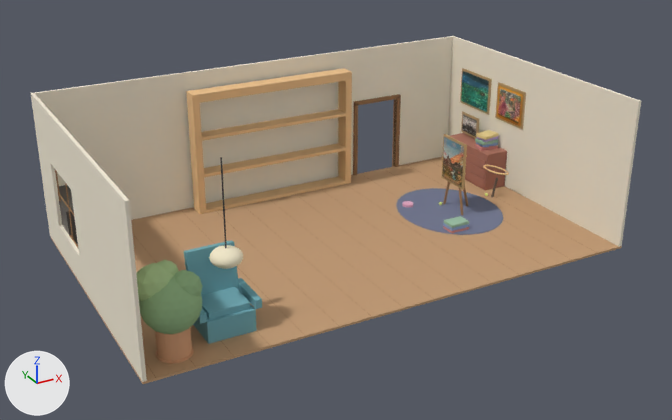
The Blender file models/bookshelf.blend, before and after one commit.
The view is the same before and after, from a 50 mm lens placed at (-37.9, -82.1, 37.9), pointed at (-0.3, -13.8, 3.7). The axes (+X, +Y, +Z) are drawn at lower left. The lights are the same throughout. The picture after the commit comes second.

The first picture shows 'Room'.
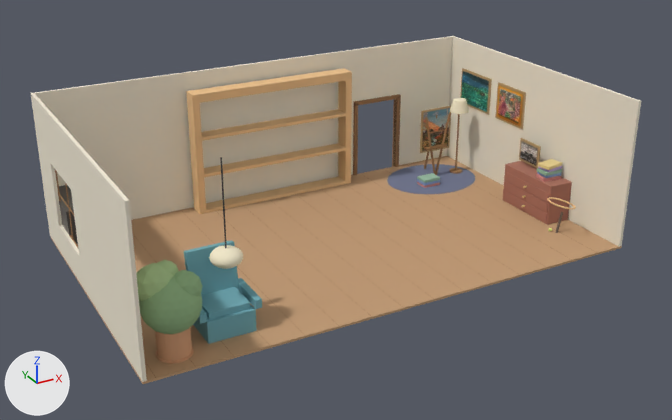
Boxes (x1, y1, x2, y2) around the edits, measured in the pictures (672 x 420 px; the box of a moved part takes in the faces that stretch with it):
part 1 of me_cube, moved or reshaped
    before: (463, 186, 468, 206)
    after: (555, 211, 563, 233)
part 2 of me_cube, added
    after: (420, 106, 451, 153)
part 3 of me_cube, moved or reshaped
    before: (443, 182, 450, 204)
    after: (425, 117, 436, 175)
part 4 of me_cube, moved or reshaped
    before: (459, 188, 463, 215)
    after: (436, 113, 451, 175)
part 5 of me_cube, added
    after: (424, 115, 438, 169)
part 6 of me_cube, added
    after: (425, 144, 447, 150)
part 7 of me_cube, added
    after: (450, 98, 469, 114)
part 8 of me_cube, moved or reshaped
    before: (443, 226, 469, 233)
    after: (417, 182, 440, 188)
part 9 of me_cube, moved or reshaped
    before: (443, 223, 469, 231)
    after: (417, 179, 440, 186)
part 10 of me_cube, moved or reshaped
    before: (444, 216, 469, 228)
    after: (417, 173, 440, 183)
part 11 of me_cube, deleted
    before: (396, 188, 503, 235)
part 12 of me_cube, deleted
    before: (441, 134, 467, 190)
part 13 of me_cube, deleted
    before: (442, 137, 464, 187)
part 14 of me_cube, moved or reshaped
    before: (403, 112, 508, 205)
    after: (387, 108, 576, 225)
part 15 of me_cube, surface changed
    before: (402, 167, 509, 208)
    after: (448, 114, 574, 206)
part 16 of me_cube, recoloured
    before: (491, 178, 498, 197)
    after: (448, 182, 474, 193)
part 17 of me_cube, recoloured
    before: (402, 203, 413, 208)
    after: (455, 114, 460, 170)

The edits, one by one:
Material 'Bulb2' (mat_bulb2) is new.
Its base color is (1.0, 0.92, 0.62) (beige #fff6ce).
Its roughness is 0.85.
Its specular ior level is 0.1.
me_cube is used by ob_room; location (0.0, 0.0, 6.17).
me_cube had 3152 vertices, 2940 faces and spanned x -23.0..23.0, y -26.5..1.8, z -6.4..7.8.
me_cube now has 3306 vertices, 3080 faces and spans x -23.0..23.0, y -26.5..1.8, z -6.4..7.8.
me_cube part 1: the loose piece of 48 vertices spanning x 14.1..16.1, y -12.1..-11.9, z -6.2..0.5 is turned 27 degrees about the y axis through its middle and scaled by 0.32, then moved by (4.8, -9.3, -2.3), in mat_grip (brown #766559).
me_cube part 2: a new loose piece, a box spanning x 16.086..19.914, y -2.99..-2.89, z -3.365..1.435, in mat_framegold (brown #bc9e6f).
me_cube part 3: the loose piece of 48 vertices spanning x 14.1..14.3, y -12.1..-10.3, z -6.3..0.5 is multiplied about its middle by the matrix ((0.988, 0.047, -0.205), (0.0, 0.984, 0.227), (0.21, -0.222, 0.963)), then moved by (3.0, 7.9, 0.2).
me_cube part 4: the loose piece of 48 vertices spanning x 14.1..14.3, y -13.7..-11.9, z -6.3..0.5 is multiplied about its middle by the matrix ((0.988, 0.047, 0.205), (0.0, 0.984, -0.227), (-0.21, 0.222, 0.963)), then moved by (4.6, 9.5, 0.2).
me_cube part 5: the loose piece of 48 vertices spanning x 14.1..14.3, y -12.1..-10.3, z -6.3..0.5 is copied, and the copy is scaled about its middle by (1, 1.17, 1.01), then moved by (3.8, 9.1, 0.2); it spans x 17.9..18.1, y -3.1..-1.1, z -6.1..0.7.
me_cube part 6: a new loose piece, a box spanning x 16.7..19.3, y -3.45..-2.95, z -2.95..-2.78, in mat_wooddark (brown #aa8159).
me_cube part 7: a new loose piece, a 32-sided cut cone along z (radius 1.1 at the low end, 0.7 at the high end) spanning x 19.6..21.6, y -4.6..-2.5, z 0.9..2.2, in mat_shade (beige #f6ecce).
me_cube part 8: the loose piece of 8 vertices spanning x 10.7..12.7, y -16.7..-15.3, z -6.2..-5.9 is moved by (4.1, 10.8, 0.0).
me_cube part 9: the loose piece of 8 vertices spanning x 10.7..12.7, y -16.7..-15.3, z -5.9..-5.6 is moved by (4.1, 10.8, 0.0).
me_cube part 10: the loose piece of 8 vertices spanning x 10.7..12.7, y -16.7..-15.3, z -5.6..-5.3 is moved by (4.1, 10.8, 0.0).
me_cube part 11: the loose piece of 96 vertices spanning x 8.7..18.7, y -18.0..-6.0, z -6.2..-6.1 is deleted.
me_cube part 12: the loose piece of 8 vertices spanning x 13.9..14.0, y -13.9..-10.1, z -3.3..1.4 is deleted.
me_cube part 13: the loose piece of 4 vertices spanning x 13.9, y -13.6..-10.4, z -3.1..1.1 is deleted.
me_cube part 14: 672 vertices moved from x 10.1..22.7, y -12.8..-2.5, z -6.3..0.5 to x 15.7..22.7, y -22.2..-0.1, z -6.2..1.4; 244 vertices removed from x 18.7..21.0, y -12.8..-9.8, z -3.5..-2.9; 344 vertices added at x 12.0..21.3, y -22.8..0.2, z -6.2..1.4.
me_cube part 15: 300 kept faces spanning x 15.7..22.0, y -22.2..-0.1, z -6.2..1.4 get new texture (UV) coordinates.
me_cube part 16: 23 faces spanning x 15.7..22.0, y -8.2..-0.1, z -6.2..-6.1 switch from mat_grip (brown #766559) to mat_rug (greyish blue #767c95).
me_cube part 17: 22 faces spanning x 20.1..20.7, y -3.6..-2.8, z -6.2..1.4 switch from mat_bowl (pink #e7adc5) to mat_wooddark (brown #aa8159).
Other edits to the shape of me_cube do not show in these pictures.
me_cube gains material mat_bulb2 (beige #fff6ce).
